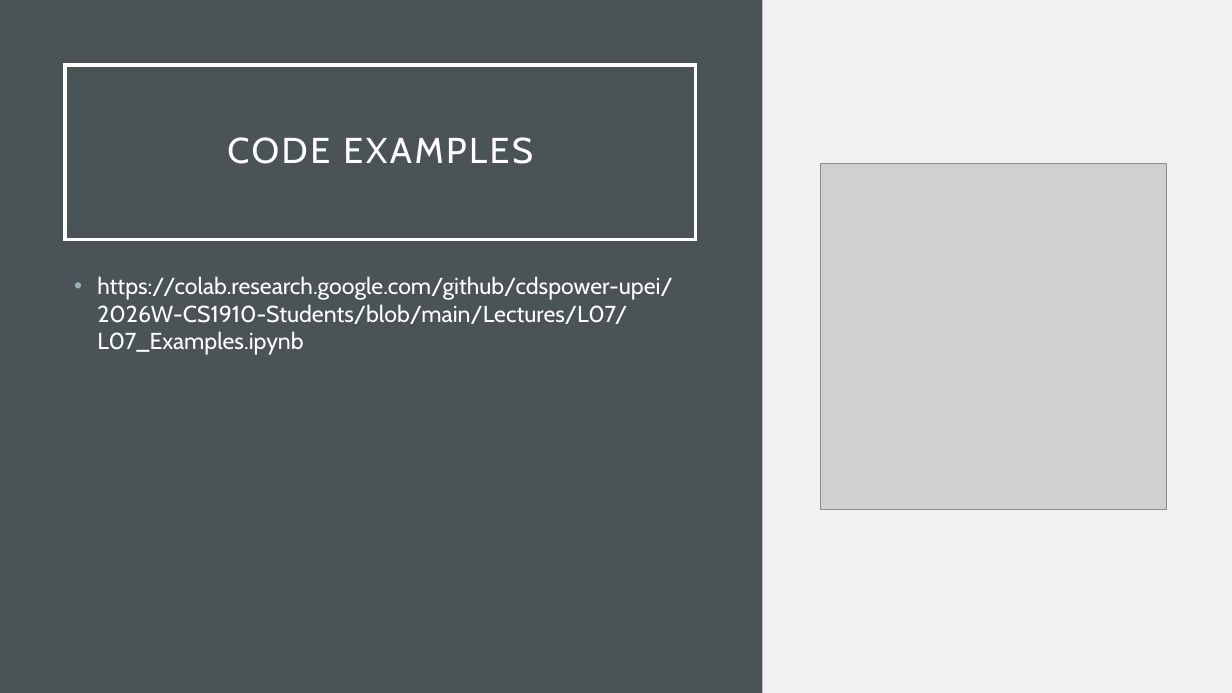
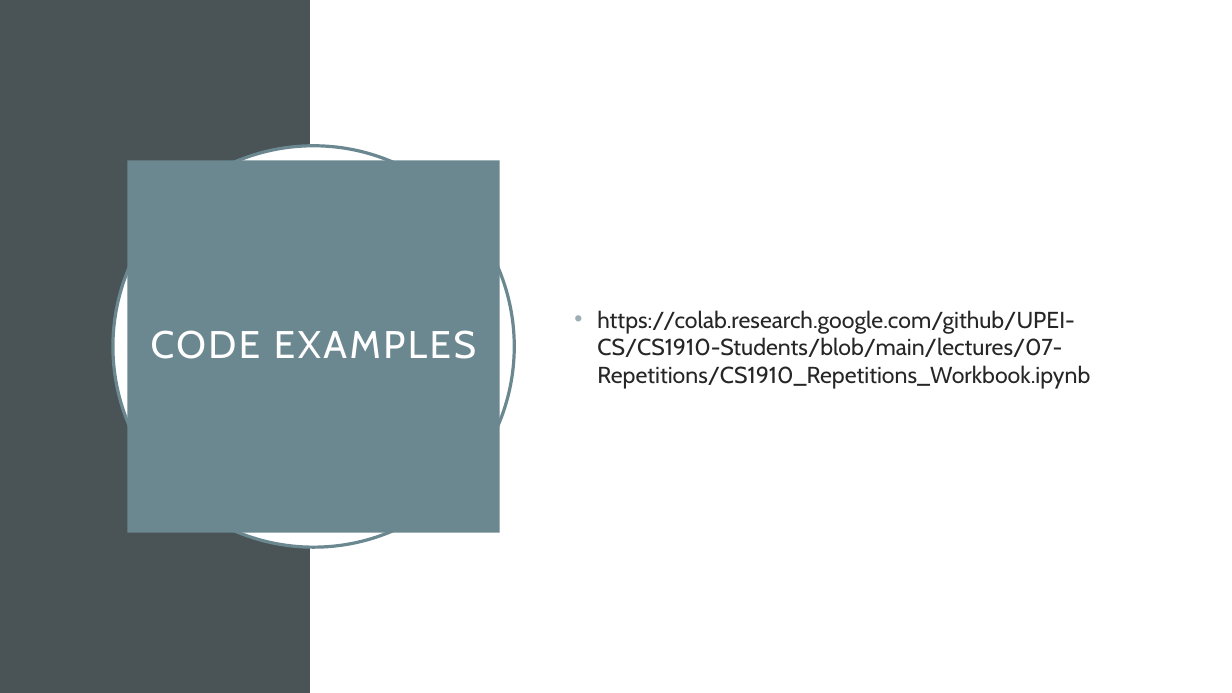
Before and after one commit to UPEI-CS/CS1910-Students, a slide deck: slide 2 of lectures/07-Repetitions/CS1910_Repetitions_Lecture.pptx (slide 3 before the commit). Drawn at 1232x693 pixels with LibreOffice and Linux fonts; fonts in the diff are those of the drawing; grey boxes stand for pictures. Boxes give left, top, right and bottom in pixels: in the first picture for what was removed or moved away, otherwise in the second. Text is boxed around its words. In the diff, an @@ line names an element or a change of style, - is before the commit and + after.

```diff
--- a/lectures/07-Repetitions/CS1910_Repetitions_Lecture.pptx
+++ b/lectures/07-Repetitions/CS1910_Repetitions_Lecture.pptx
@@ background #F2F2F2 to #FFFFFF @@
@@ rectangle: place and size @@
-rectangle at [0,0,762,693]
+rectangle at [0,0,311,693]
@@ rectangle added at [311,0,1232,693], fill #FFFFFF @@
@@ ellipse added at [113,146,514,547], fill #FFFFFF, outline #6B8891 2.5 pt @@
@@ text "https://colab.research.google.com/github/UPEI-CS/CS1910-Stud ..." at [597,310,1090,389]: vertical alignment top to middle @@
@@ title "CODE EXAMPLES": place and size @@
-title "CODE EXAMPLES" at [65,65,696,239]
+title "CODE EXAMPLES" at [128,161,500,533]
@@ title "CODE EXAMPLES" at [128,161,500,533]: size 28 to 30 pt; fill none to #6B8891; outline #FFFFFF 2.5 pt to none @@
@@ picture removed at [821,164,1167,510] @@
@@ text at [597,310,1090,389]: text changed; text colour #FFFFFF to #262626 @@
-• https://colab.research.google.com/github/cdspower-upei/2026W-CS1910-Students/blob/main/Lectures/L07/L07_Examples.ipynb
+• https://colab.research.google.com/github/UPEI-CS/CS1910-Students/blob/main/lectures/07-Repetitions/CS1910_Repetitions_Workbook.ipynb
```
Also in this commit, not shown: 3 other slides changed, 2 slides removed, 1 other file.
